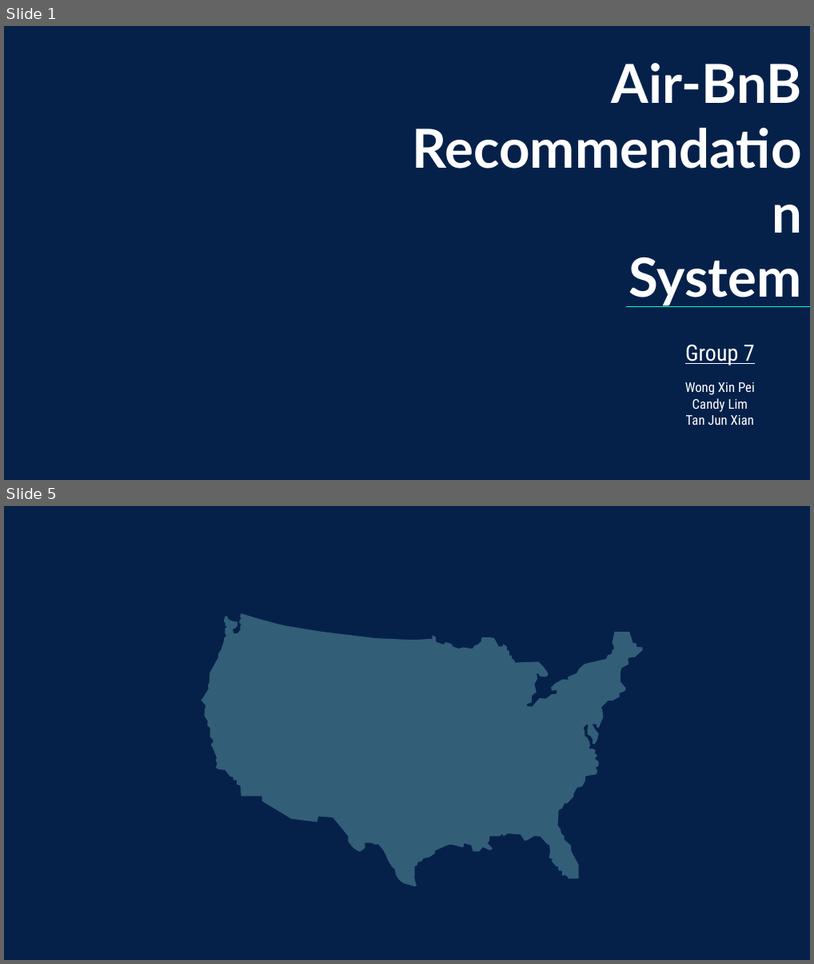
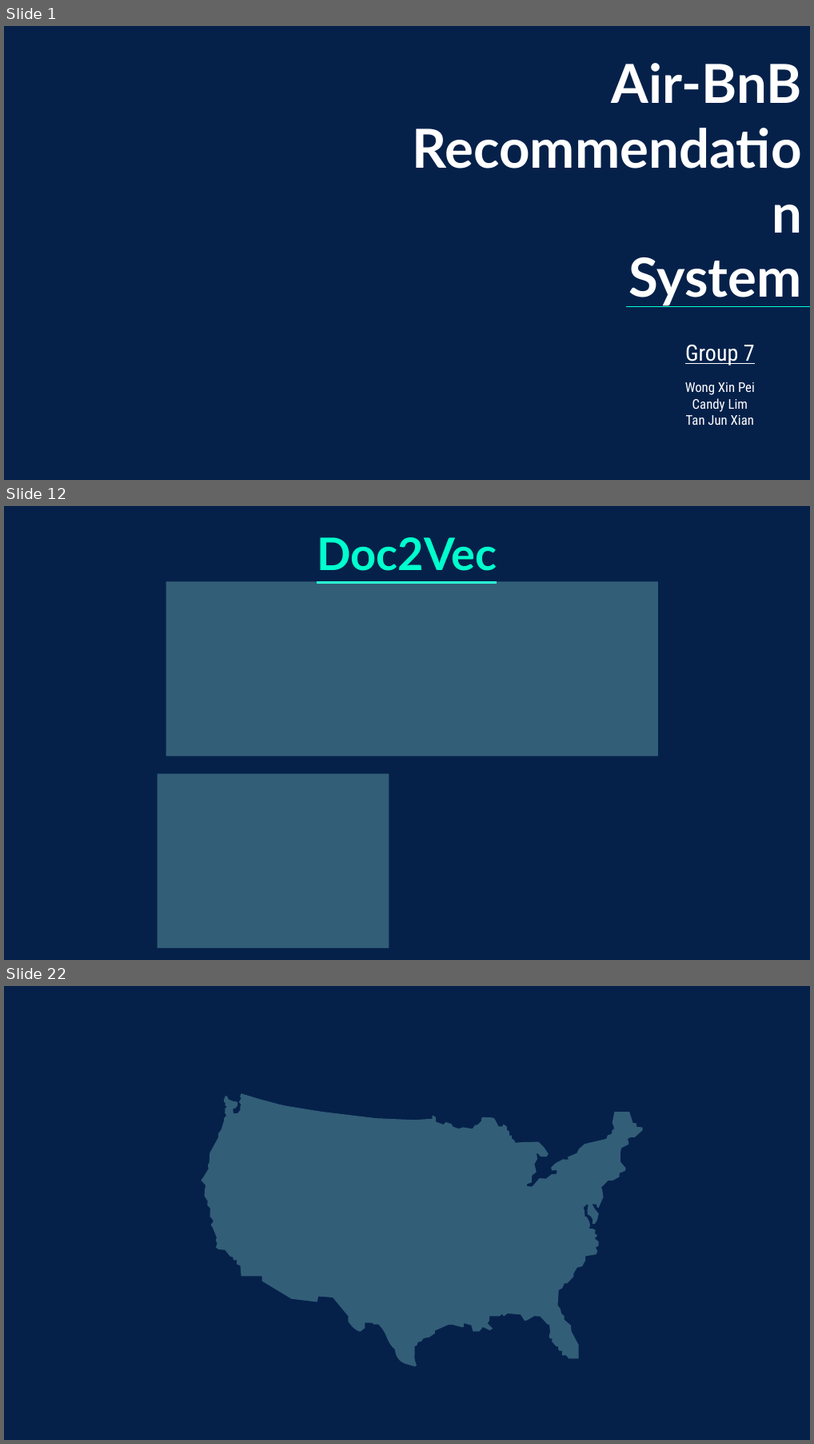
Before and after one commit to boohooo/AirBnB, a slide deck: PPT/AirBB Recommender.pptx. Shown one above the other, each under a label of ours: slides 1 and 5 before the commit, slides 1, 12 and 22 after it; the slides between them are not shown. The pictures are 814x964 and 814x1444 pixels, drawn with LibreOffice and Linux fonts; fonts in the diff are those of the drawing; background and template pictures are left out. Boxes give left, top, right and bottom in pixels: in the first picture for what was removed or moved away, otherwise in the second. Text is boxed around its words. In the diff, an @@ line names an element or a change of style, - is before the commit and + after.

```diff
--- a/PPT/AirBB Recommender.pptx
+++ b/PPT/AirBB Recommender.pptx
@@ slide 12 added at bbox=[4, 506, 810, 960], background picture (left out) @@
@@ title added at bbox=[317, 537, 497, 571], 40 pt, text #00FFCD, bold, underline @@
+Doc2Vec
@@ snip rect added at bbox=[166, 582, 658, 756], fill #AAFFEE at 28% opacity @@
@@ snip rect added at bbox=[158, 774, 390, 948], fill #AAFFEE at 28% opacity @@
@@ what was slide 5 is now slide 22 @@
```
Also in this commit, not shown: 2 slides changed, 19 other slides added, 1 slide removed.
